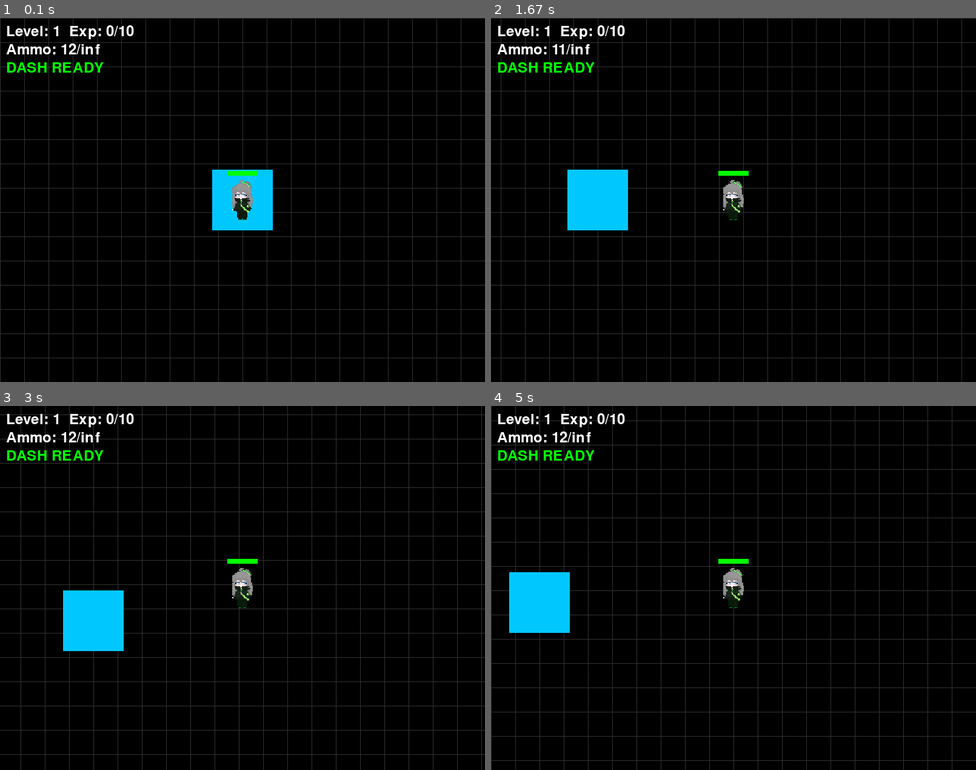
Above: before the commit, frames 1-4 (two rows, left to right).
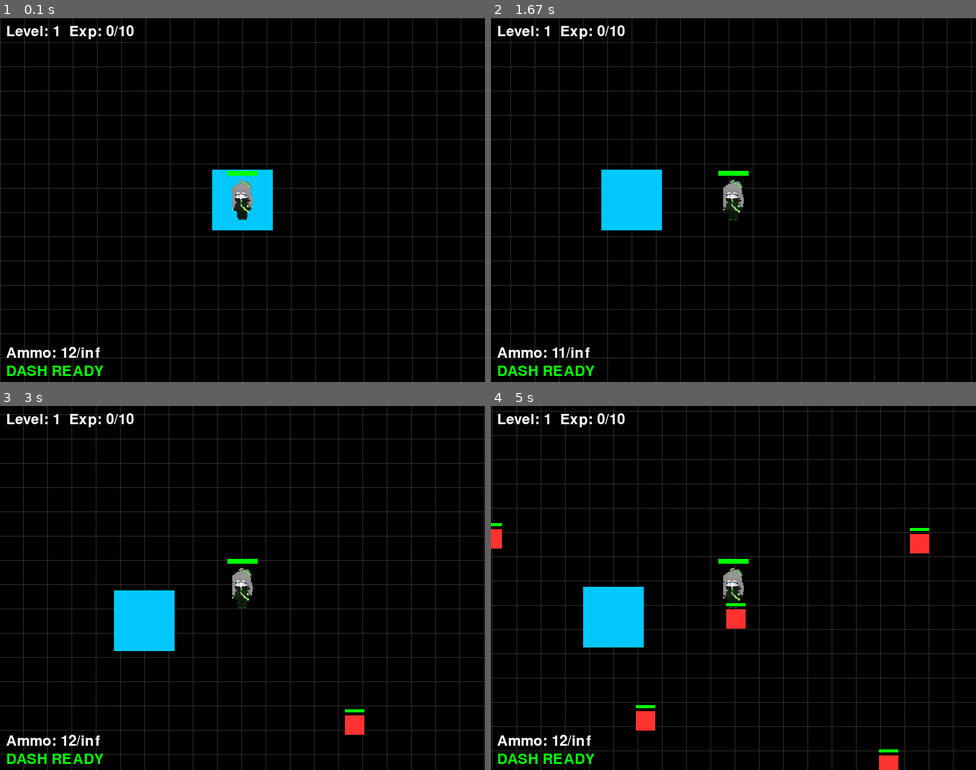
Above: after the commit, the same moments.

Repository: playker09/pygame-project
Game: pygame game, started from scenes/main.py
The game is run twice, just before and just after one commit, with the same random seed, the same clock (stepped at 60 frames per second) and the same inputs.
Inputs (mouse positions are in pixels of both pictures, inside the frame that each line leads up to):
- Up to frame 1 (0.1 s): no input
- Up to frame 2 (1.67 s): click "Level: 1 Exp: 0/10" at 0.38 s; hold R 0.67-1.13 s; hold D 0.67-1.13 s; move the mouse to (714, 214) at 0.7 s; hold D 1.17-1.63 s
- Up to frame 3 (3 s): hold W 1.67-1.97 s; tap E at 1.82 s; hold D 2-2.47 s; hold A from 2.5 s (still down)
- Up to frame 4 (5 s): release A at 3.03 s; hold S 3.07-3.37 s; tap E at 3.22, 4.38 s; hold A 3.4-3.8 s; hold W 3.83-4.2 s; hold D 4.23-4.87 s; hold S from 4.9 s (still down)

The runs differ from the first frame. In frame 1, 1.1% of the frame differs, in the area x 1-22%, y 7-99%; in frame 2, 8.1%; in frame 3, 9.4%; in frame 4, 15%, in the area x 0-100%, y 0-100%.

Commit message:
emp tower 추가

Diff:
--- a/classes/entity.py
+++ b/classes/entity.py
@@ -12,7 +12,7 @@
 
 
 class Enemy(pygame.sprite.Sprite):
-    def __init__(self, x, y, size=30, speed=3, max_hp=3):
+    def __init__(self, x, y, size=30, speed=3, max_hp=2):
         super().__init__()
         self.image = pygame.Surface((size, size))
         self.image.fill(ENEMY_COLOR)
@@ -157,7 +157,7 @@
 def spawn_enemies(
         player, enemies, all_sprites,
         spawn_timer, current_time,
-        base_interval=600,          # 기본 스폰 주기 (tick 단위)
+        base_interval=300,          # 기본 스폰 주기 (tick 단위)
         base_num=5,                # 기본 스폰 수
         margin=600,                 # 플레이어 최소 거리
         spawn_radius=1200,          # 최대 거리
@@ -194,7 +194,7 @@
                         spawn_x, spawn_y,
                         size=enemy_size,
                         speed=enemy_speed,
-                        max_hp=3 + level_scale
+                        max_hp=1 + level_scale
                     )
 
                     if not pygame.sprite.spritecollideany(new_enemy, enemies):
--- a/classes/player.py
+++ b/classes/player.py
@@ -13,7 +13,7 @@
         self.rect = self.image.get_rect(center=(MAP_WIDTH / 2, MAP_HEIGHT / 2))
 
         # 이동
-        self.speed = 3.5
+        self.speed = 3.2
 
         # 체력
         self.max_hp = 100
@@ -38,7 +38,7 @@
         self.is_dashing = False
         self.dash_vector = (0, 0)
         self.dash_speed = 25
-        self.dash_duration = 100
+        self.dash_duration = 70
         self.dash_start_time = 0
         self.dash_cooldown_time = 3000
         self.dash_cooldown = 0
--- a/scenes/hud.py
+++ b/scenes/hud.py
@@ -9,10 +9,10 @@
     """현재 무기 탄약 표시"""
     weapon = player.current_weapon
     text = font.render(f"Ammo: {weapon.ammo_in_mag}/{weapon.reserve_ammo}", True, (255, 255, 255))
-    surface.blit(text, (10, 40))
+    surface.blit(text, (10, 540))
 
 def draw_dash_indicator(surface, font, player):
     """대쉬 가능 표시"""
     if player.dash_cooldown <= 0:
         text = font.render("DASH READY", True, (0, 255, 0))
-        surface.blit(text, (10, 70))
+        surface.blit(text, (10, 570))
--- a/scenes/main.py
+++ b/scenes/main.py
@@ -129,7 +129,7 @@
                 enemy.hp -= bullet.damage
                 bullet.kill()
                 if enemy.hp <= 0:
-                    exp_orb = ExpOrb(enemy.rect.centerx, enemy.rect.centery, random.randint(1, 7))
+                    exp_orb = ExpOrb(enemy.rect.centerx, enemy.rect.centery, random.randint(4, 7))
                     exp_orbs.add(exp_orb)
                     all_sprites.add(exp_orb)
                     enemy.kill()
@@ -146,16 +146,9 @@
                     pygame.quit()
                     sys.exit()
 
-        # # 적 이동
+        # 적 이동
         for enemy in enemies:
             enemy.move(player.rect, enemies)
-
-        #     # 울타리에 부딪히면 제거
-        #     for wall in walls[:]:
-        #         if enemy.rect.colliderect(wall.rect):
-        #             enemies.remove(enemy)
-        #             walls.remove(wall)
-        #             break
 
             # else:
                 # 색상 복구 로직 (적과 충돌하지 않을 때)
@@ -165,7 +158,7 @@
         # 경험치 오브 흡수
         for orb in exp_orbs.copy():
             if player.rect.colliderect(orb.rect):
-                player.gain_exp(5)  # 경험치 획득
+                player.gain_exp(orb.value)  # 경험치 획득
                 orb.kill()
 
         # 격자 그리기
